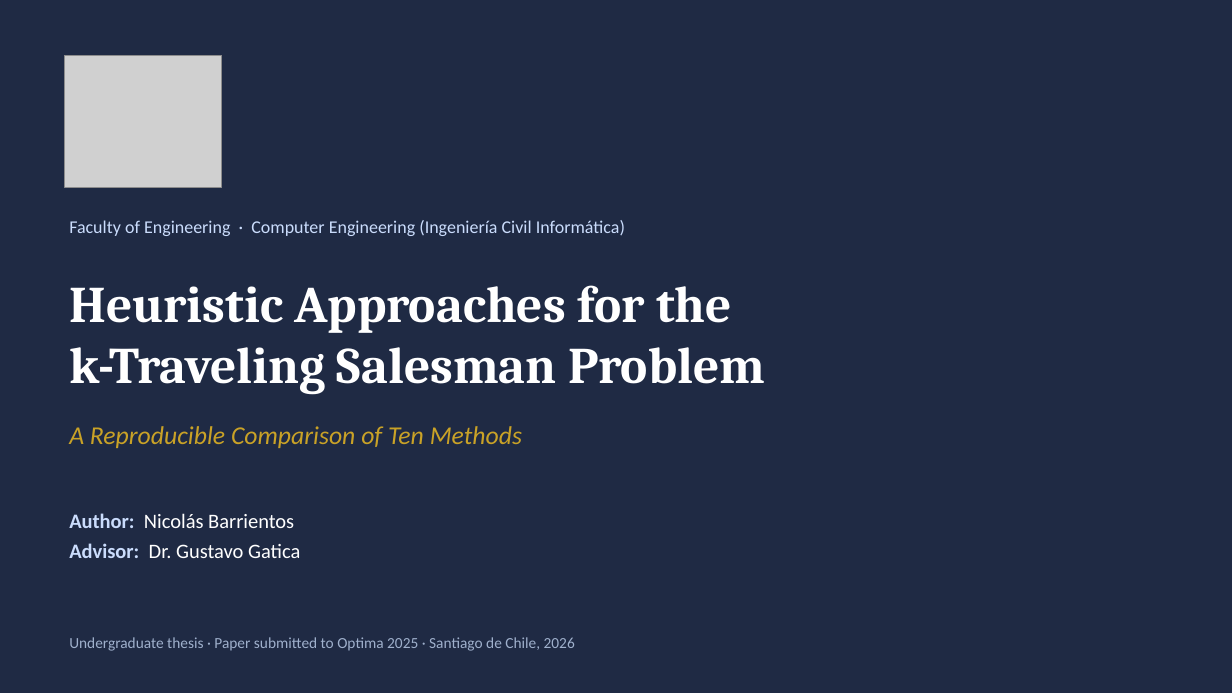
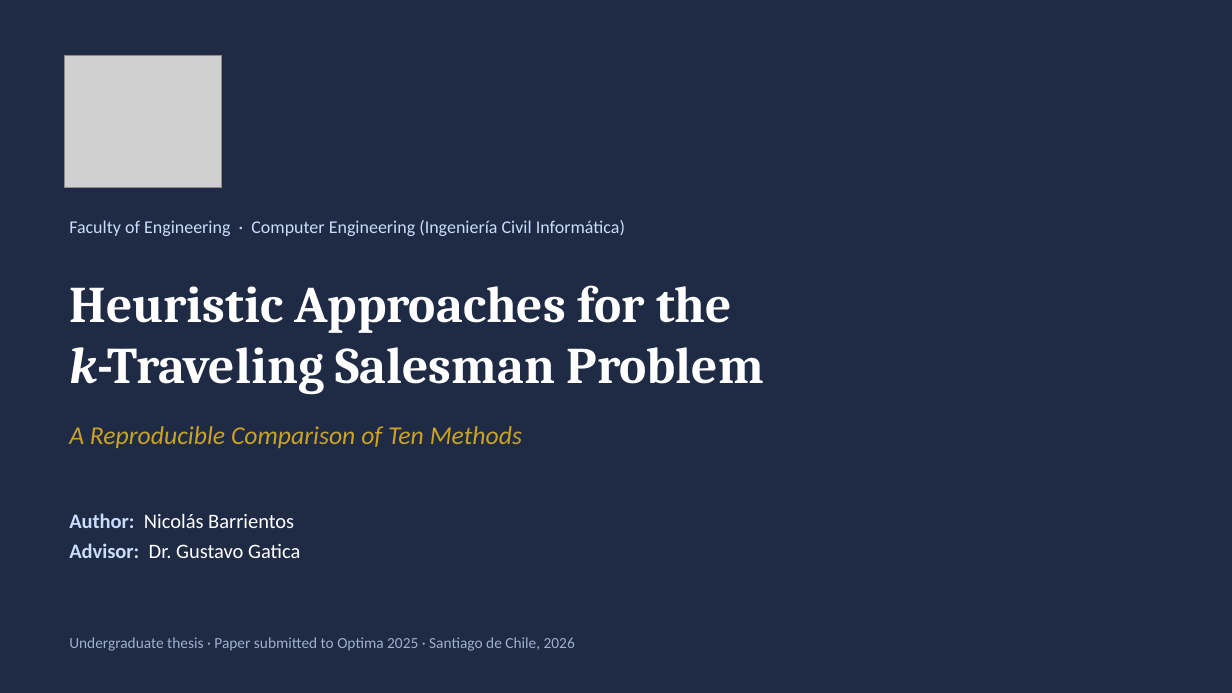
Before and after one commit to Nico8270/KTSP-Proyecto-de-Titulo, a slide deck: slide 1 of presentacion/presentacion_ktsp.pptx. Drawn at 1232x693 pixels with LibreOffice and Linux fonts; fonts in the diff are those of the drawing; grey boxes stand for pictures. Boxes give left, top, right and bottom in pixels: in the first picture for what was removed or moved away, otherwise in the second. Text is boxed around its words. In the diff, an @@ line names an element or a change of style, - is before the commit and + after.

```diff
--- a/presentacion/presentacion_ktsp.pptx
+++ b/presentacion/presentacion_ktsp.pptx
@@ text at <box>69,285,764,395</box>: text changed @@
-Heuristic Approaches for the
-k-Traveling Salesman Problem
+Heuristic Approaches for the
+k-Traveling Salesman Problem
```
Also in this commit, not shown: 13 other slides changed, 4 slides added, 3 other files.
